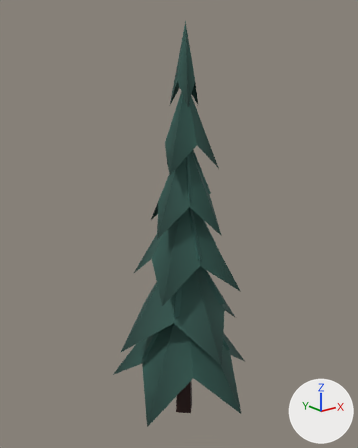
The glTF model public/models/rs_spruce_b.glb as it was, and as the next commit left it.
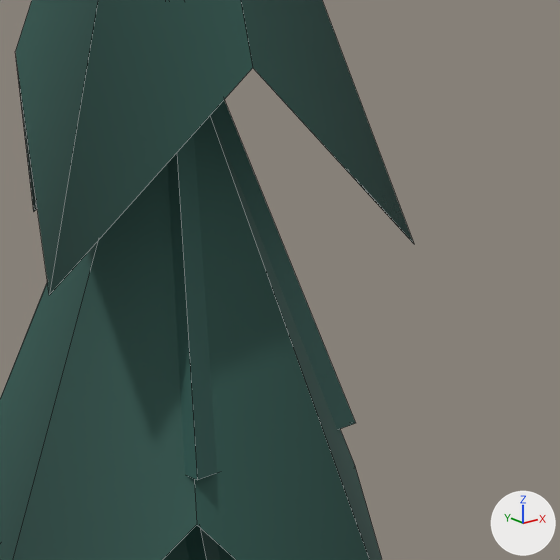
There are two pictures of each version: one whole from a 50 mm camera at (-0.769, -0.938, 0.936) aimed at (-0.006, 0.017, 0.554), one close up on the part from 45% to 67% of the width and 30% to 47% of the height. The lights are fixed; the arrows at lower right show +X, +Y and +Z. The older version's two pictures come first. The close-ups show mesh edges as thin lines. Vertices at exactly the same position are counted once.

Script lines for the objects in view, before the commit:
```python
me_spruce_crown = bpy.data.meshes.new('spruce_crown')
me_spruce_crown.from_pydata(...)  # 68 vertices, 58 faces; spans x -0.192..0.207, y -0.202..0.187, z 0.09..1.04
me_spruce_crown.materials.append(mat_rs_spruce)
ob_spruce_crown = bpy.data.objects.new('spruce_crown', me_spruce_crown)
ob_spruce_crown.location = (0.0, 0.0, 0.0)
```
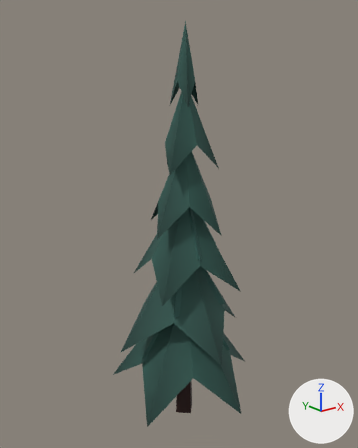
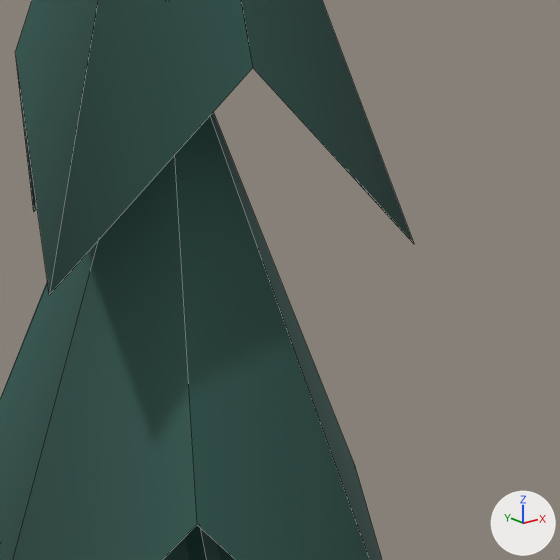
Where the change shows, as pixel boxes [x1, y1, x2, y2] in the close-ups (560 x 560 px):
```json
{"part": 1, "of": "me_spruce_crown", "change": "deleted", "before": [167, 100, 355, 480], "on screen": "cyan"}
```

Scene script edits in JSON lines:
```json
{"block": "me_spruce_crown", "where": "# used by ob_spruce_crown; location = (0.0, 0.0, 0.0)"}
{"op": "remove", "block": "me_spruce_crown", "code": "me_spruce_crown.from_pydata(...)  # 68 vertices, 58 faces; spans x -0.192..0.207, y -0.202..0.187, z 0.09..1.04"}
{"op": "add", "block": "me_spruce_crown", "code": "me_spruce_crown.from_pydata(...)  # 64 vertices, 55 faces; spans x -0.192..0.207, y -0.202..0.187, z 0.09..1.04"}
{"block": "me_spruce_crown", "change": "me_spruce_crown part 1: the loose piece of 4 vertices spanning x -0.033..0.058, y -0.058..0.065, z 0.635..0.796 is deleted"}
```
